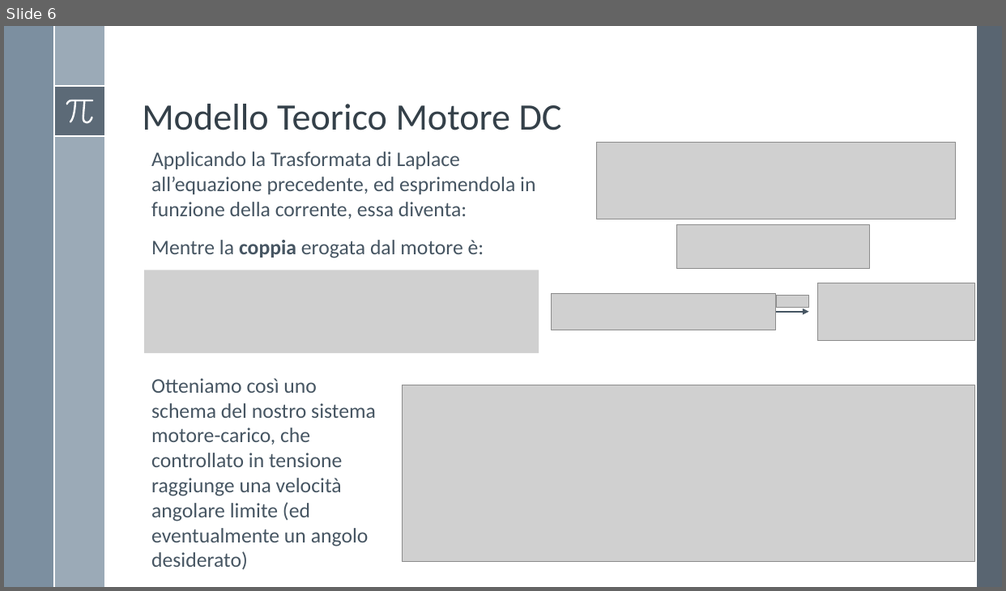
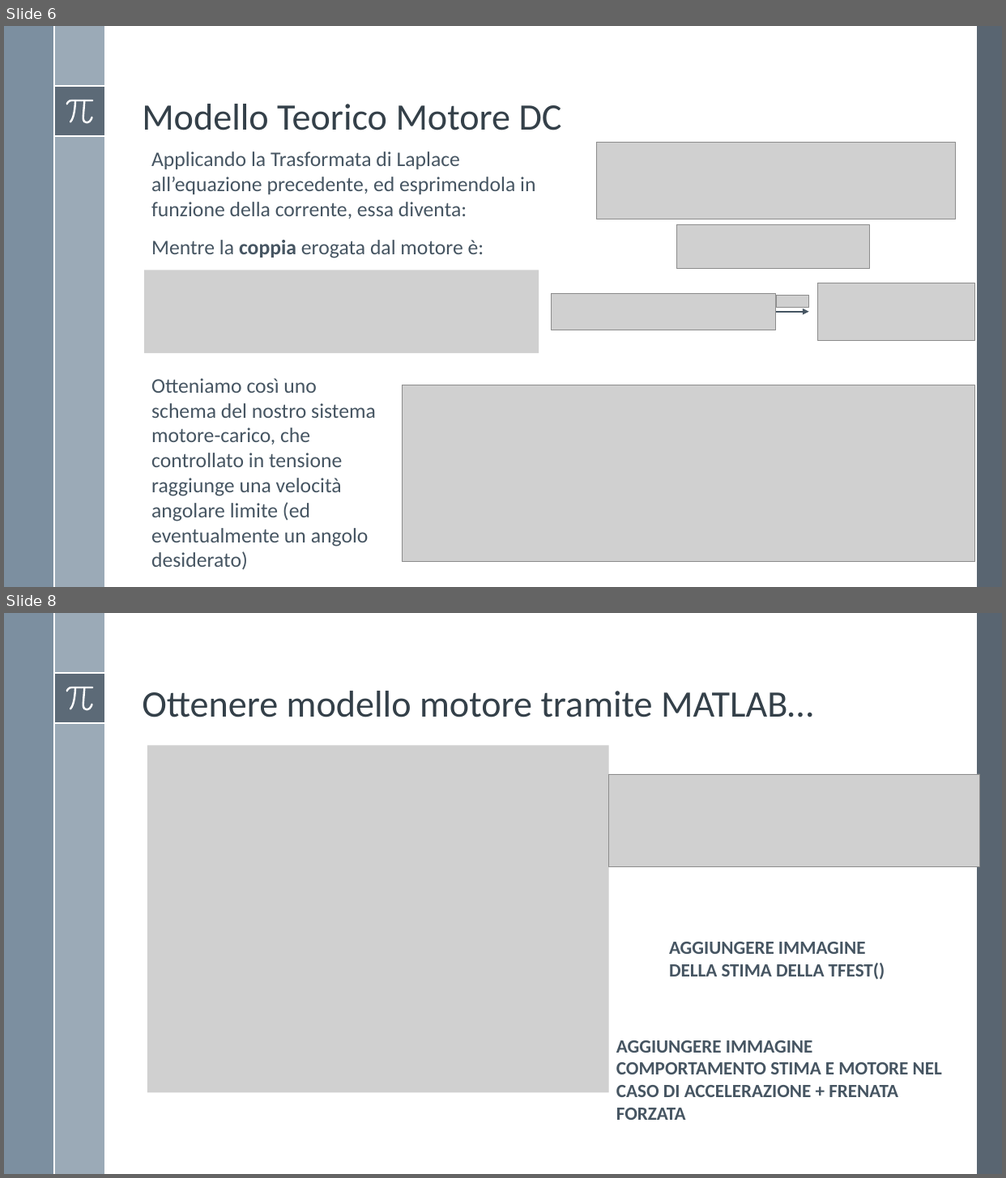
Before and after one commit to Alfystar/mv-Project, a slide deck: 00_Relazione/Modello e identificazione di un motore DC/Modello e identificazione di un motore DC.pptx. Shown one above the other, each under a label of ours: slide 6 before the commit, slides 6 and 8 after it; the slides between them are not shown. The pictures are 1006x591 and 1006x1178 pixels, drawn with LibreOffice and Linux fonts; fonts in the diff are those of the drawing; grey boxes stand for pictures. Boxes give left, top, right and bottom in pixels: in the first picture for what was removed or moved away, otherwise in the second. Text is boxed around its words. In the diff, an @@ line names an element or a change of style, - is before the commit and + after.

```diff
--- a/00_Relazione/Modello e identificazione di un motore DC/Modello e identificazione di un motore DC.pptx
+++ b/00_Relazione/Modello e identificazione di un motore DC/Modello e identificazione di un motore DC.pptx
@@ slide 8 added at (x1=4, y1=613, x2=1002, y2=1174), background #FFFFFF; not listed: 8 template elements that a slide beside it also shows @@
@@ title added at (x1=142, y1=691, x2=813, y2=717), 36 pt, text #35404A @@
+Ottenere modello motore tramite MATLAB…
@@ picture added at (x1=147, y1=746, x2=609, y2=1093) @@
@@ picture added at (x1=609, y1=774, x2=979, y2=867) @@
@@ text added at (x1=669, y1=942, x2=885, y2=980), 18 pt, text #465562, bold @@
+AGGIUNGERE IMMAGINE DELLA STIMA DELLA TFEST()
@@ text added at (x1=616, y1=1041, x2=942, y2=1120), 18 pt, text #465562, bold @@
+AGGIUNGERE IMMAGINE COMPORTAMENTO STIMA E MOTORE NEL CASO DI ACCELERAZIONE + FRENATA FORZATA
```
Also in this commit, not shown: 1 slide changed, 4 other slides added, 3 other files.
